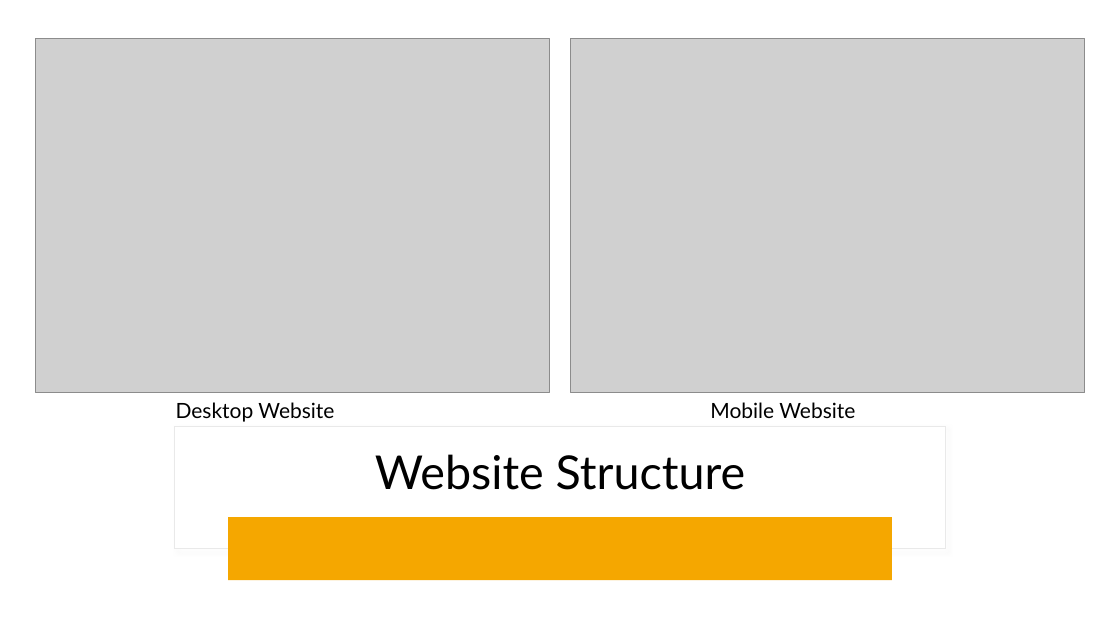
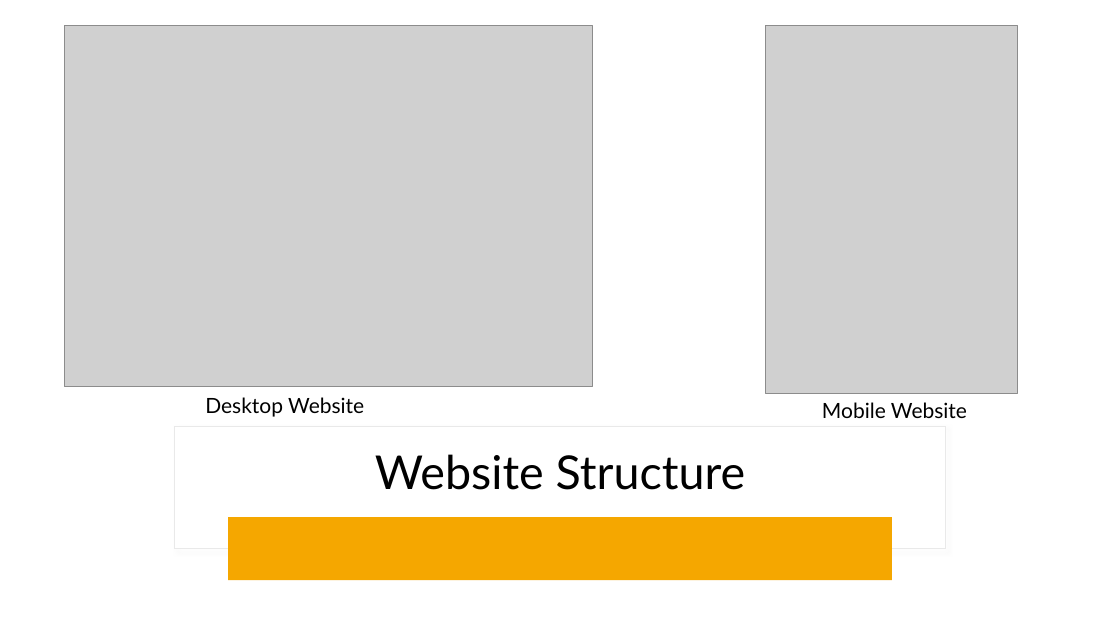
Before and after one commit to KomeOn/news-corner, a slide deck: slide 3 of src/News-corner.pptx. Drawn at 1120x630 pixels with LibreOffice and Linux fonts; fonts in the diff are those of the drawing; grey boxes stand for pictures. Boxes give left, top, right and bottom in pixels: in the first picture for what was removed or moved away, otherwise in the second. Text is boxed around its words. In the diff, an @@ line names an element or a change of style, - is before the commit and + after.

```diff
--- a/src/News-corner.pptx
+++ b/src/News-corner.pptx
@@ picture: place and size @@
-picture at (35,38,549,392)
+picture at (64,26,592,387)
@@ picture added at (766,26,1018,393) @@
@@ picture removed at (571,38,1085,392) @@
@@ text "Desktop Website": place and size @@
-text "Desktop Website" at (176,402,334,422)
+text "Desktop Website" at (205,397,364,417)
@@ text "Desktop Website" at (205,397,364,417): alignment left to centre @@
@@ text "Mobile Website" at (822,402,967,418): alignment left to centre @@
@@ text "Mobile Website": place and size @@
-text "Mobile Website" at (710,402,855,418)
+text "Mobile Website" at (822,402,967,418)
```
Also in this commit, not shown: 10 other slides changed, 8 slides added, 1 slide removed, 1 other file.
